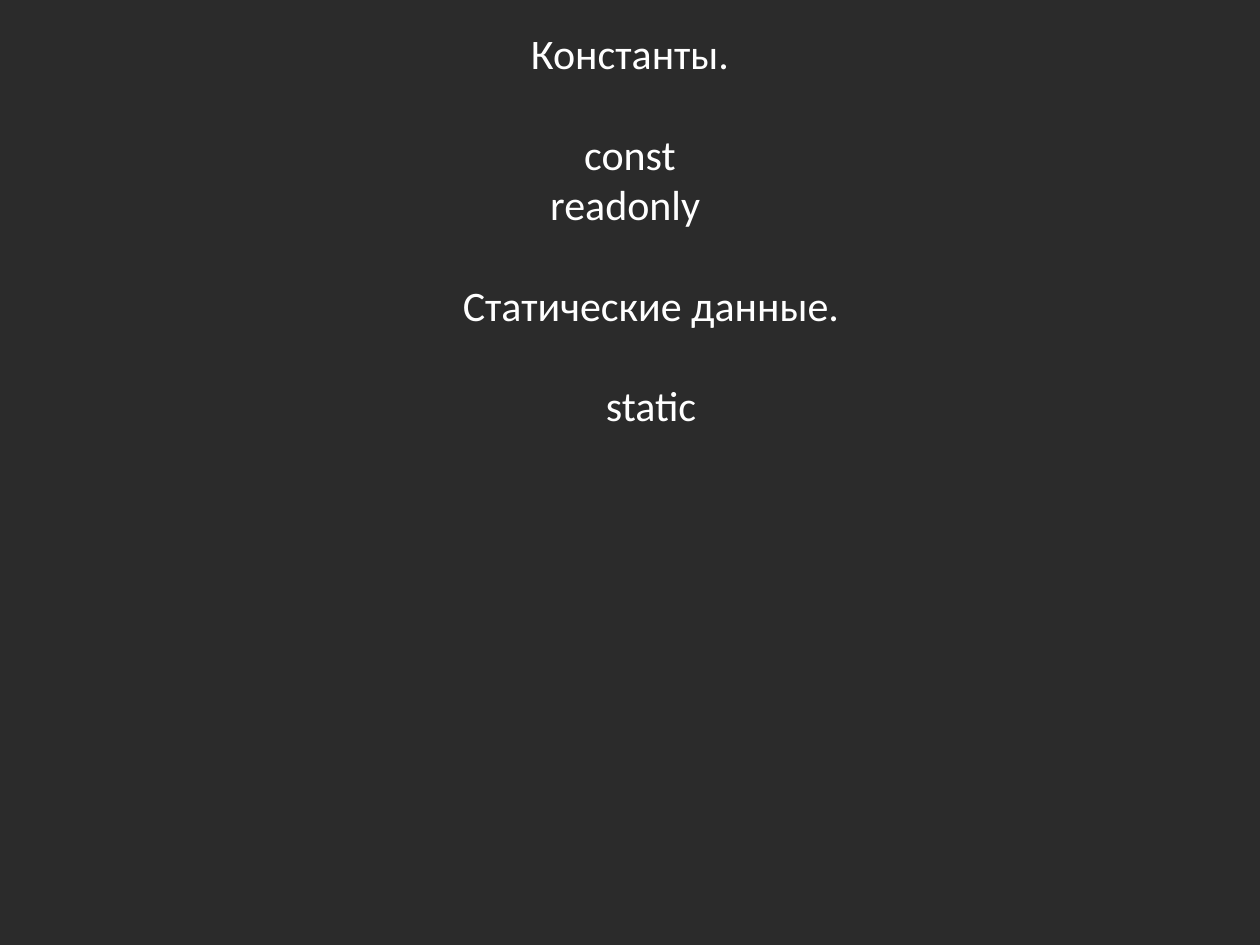
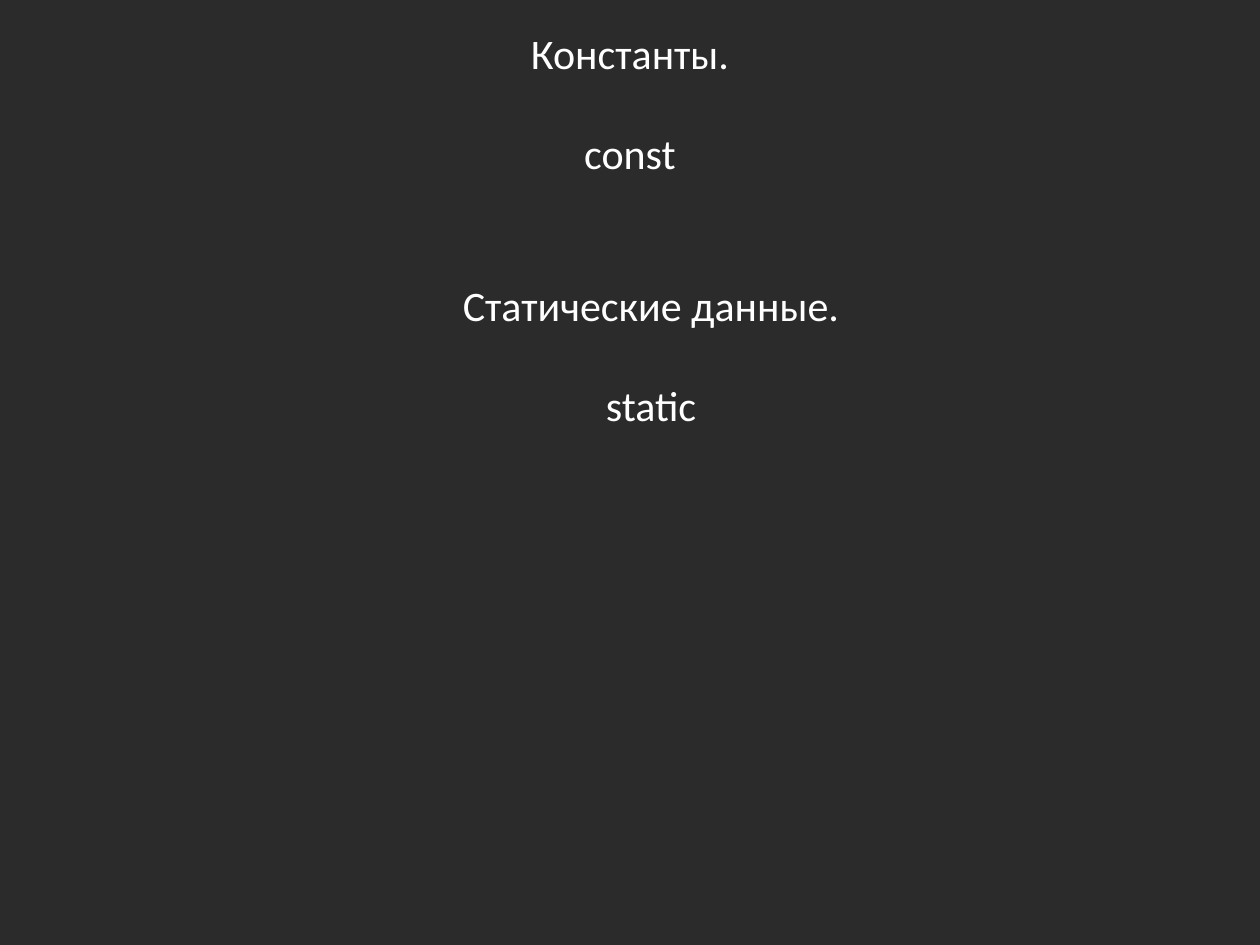
Before and after one commit to bazile/Training, a slide deck: slide 30 of Presentation/lesson-01.pptx. Drawn at 1260x945 pixels with LibreOffice and Linux fonts; fonts in the diff are those of the drawing; background and template pictures are left out; a plain dark background stands for a picture behind light text. Boxes give left, top, right and bottom in pixels: in the first picture for what was removed or moved away, otherwise in the second. Text is boxed around its words. In the diff, an @@ line names an element or a change of style, - is before the commit and + after.

```diff
--- a/Presentation/lesson-01.pptx
+++ b/Presentation/lesson-01.pptx
@@ text at (550,191,700,227): paragraph removed @@
-readonly
```
Also in this commit, not shown: 1 other file.
